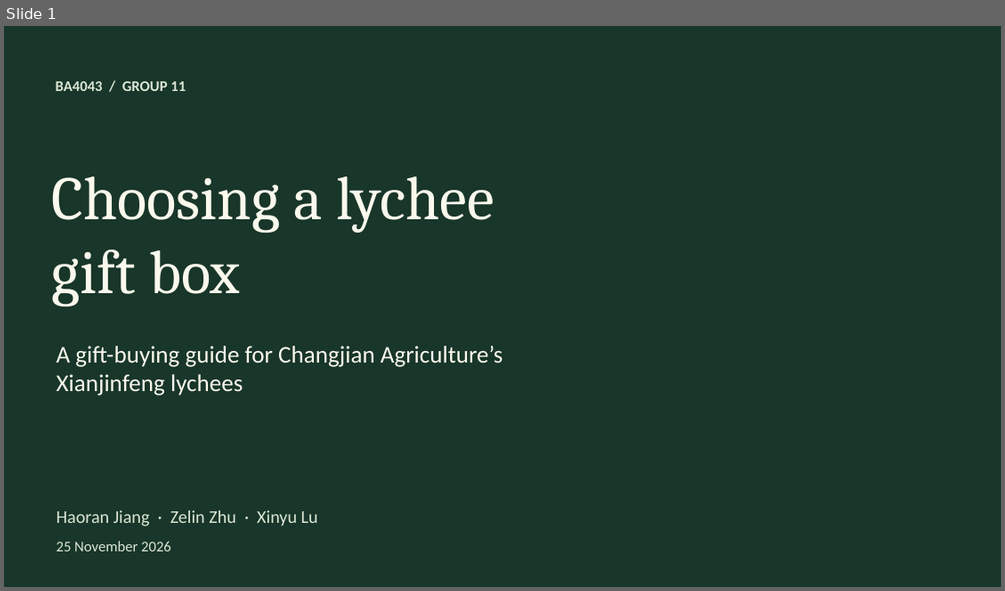
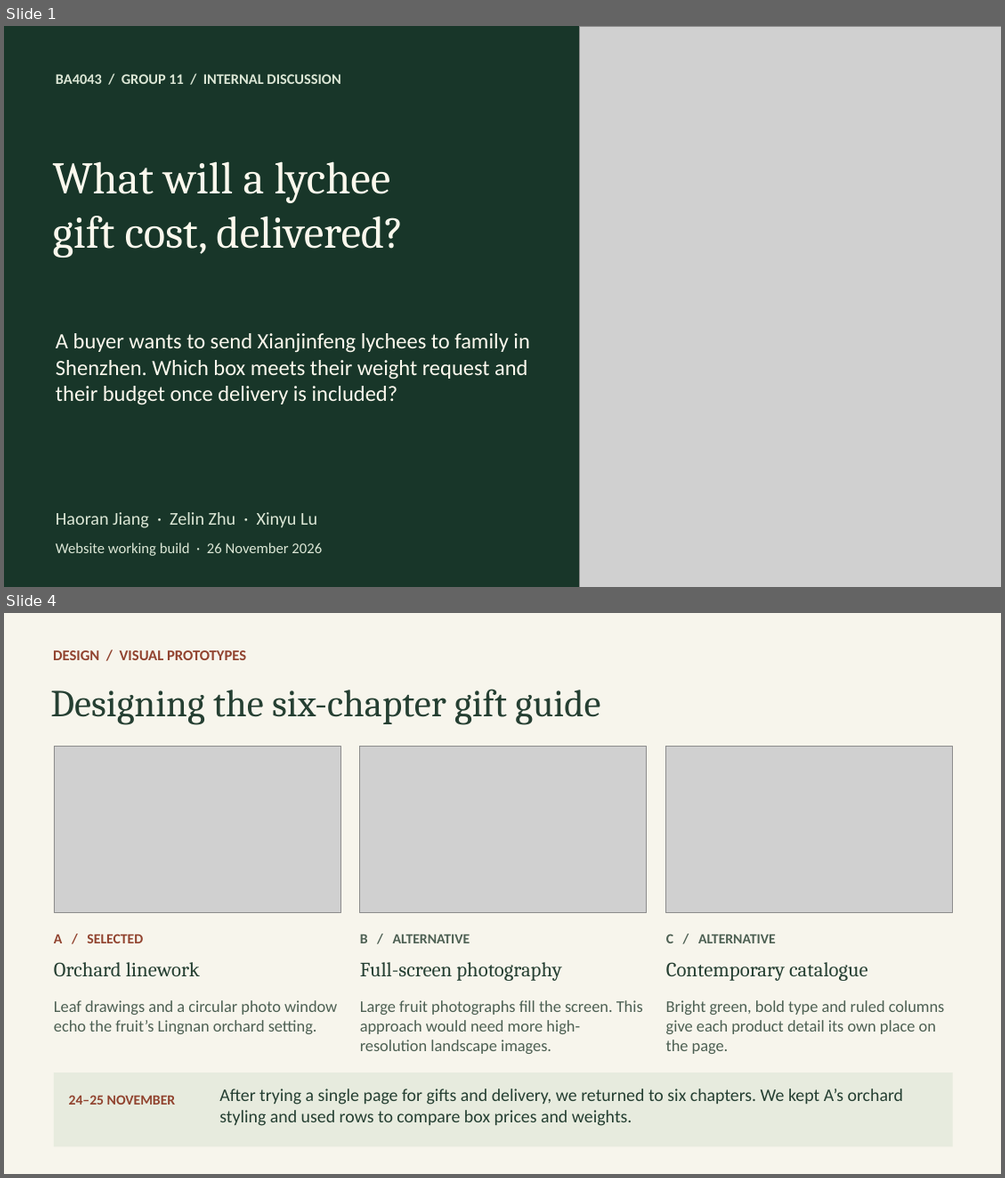
Before and after one commit to jiang4wqy/ba4043-changjian-lychee, a slide deck: 课堂展示.pptx. Shown one above the other, each under a label of ours: slide 1 before the commit, slides 1 and 4 after it; the slides between them are not shown. The pictures are 1005x591 and 1005x1178 pixels, drawn with LibreOffice and Linux fonts; fonts in the diff are those of the drawing; grey boxes stand for pictures; background and template pictures are left out. Boxes give left, top, right and bottom in pixels: in the first picture for what was removed or moved away, otherwise in the second. Text is boxed around its words. In the diff, an @@ line names an element or a change of style, - is before the commit and + after.

Commit message:
Sync delivered-price gift recommendations across the website and discussion slides

```diff
--- a/课堂展示.pptx
+++ b/课堂展示.pptx
@@ slide 4 added at bbox=[4, 613, 1001, 1174], background #F7F5EC @@
@@ text added at bbox=[53, 650, 246, 660], 14.2 pt, text #91432F, bold @@
+DESIGN / VISUAL PROTOTYPES
@@ text added at bbox=[50, 689, 600, 725], 36.8 pt, text #253F32 @@
+Designing the six-chapter gift guide
@@ picture added at bbox=[54, 747, 340, 913] @@
@@ picture added at bbox=[360, 747, 647, 913] @@
@@ picture added at bbox=[666, 747, 952, 913] @@
@@ text added at bbox=[54, 933, 143, 943], 13.5 pt, text #91432F, bold @@
+A / SELECTED
@@ text added at bbox=[360, 934, 470, 943], 13.5 pt, text #4D6053, bold @@
+B / ALTERNATIVE
@@ text added at bbox=[666, 933, 776, 943], 13.5 pt, text #4D6053, bold @@
+C / ALTERNATIVE
@@ text added at bbox=[54, 962, 200, 976], 19.5 pt, text #253F32 @@
+Orchard linework
@@ text added at bbox=[360, 962, 561, 981], 19.5 pt, text #253F32 @@
+Full-screen photography
@@ text added at bbox=[666, 962, 867, 981], 19.5 pt, text #253F32 @@
+Contemporary catalogue
@@ text added at bbox=[54, 1000, 337, 1034], 15.8 pt, text #4D6053 @@
+Leaf drawings and a circular photo window echo the fruit’s Lingnan orchard setting.
@@ text added at bbox=[360, 1000, 643, 1054], 15.8 pt, text #4D6053 @@
+Large fruit photographs fill the screen. This approach would need more high-resolution landscape images.
@@ text added at bbox=[666, 1000, 945, 1054], 15.8 pt, text #4D6053 @@
+Bright green, bold type and ruled columns give each product detail its own place on the page.
@@ rectangle added at bbox=[54, 1073, 953, 1147], fill #E7EBDE @@
@@ text added at bbox=[219, 1088, 904, 1126], 17 pt, text #253F32 @@
+After trying a single page for gifts and delivery, we returned to six chapters. We kept A’s orchard styling and used rows to compare box prices and weights.
@@ text added at bbox=[69, 1094, 176, 1104], 13.5 pt, text #91432F, bold @@
+24–25 NOVEMBER
@@ slide 1 changed as well @@
@@ picture added at bbox=[580, 26, 1001, 587] @@
@@ text at bbox=[56, 74, 340, 84]: text changed; size 14.2 to 14 pt @@
-BA4043 / GROUP 11
+BA4043 / GROUP 11 / INTERNAL DISCUSSION
@@ text at bbox=[53, 161, 403, 257]: text changed; size 59.2 to 43.5 pt @@
-Choosing a lychee
-gift box
+What will a lychee
+gift cost, delivered?
@@ vertical alignment middle to top in 5 elements at bbox=[56, 512, 317, 528], bbox=[56, 74, 340, 84], bbox=[53, 161, 403, 257], bbox=[56, 542, 322, 556], bbox=[56, 333, 530, 405] @@
@@ text at bbox=[56, 333, 530, 405]: text changed; size 23.2 to 21 pt @@
-A gift-buying guide for Changjian Agriculture’s Xianjinfeng lychees
+A buyer wants to send Xianjinfeng lychees to family in Shenzhen. Which box meets their weight request and their budget once delivery is included?
@@ text at bbox=[56, 542, 322, 556]: text changed @@
-25 November 2026
+Website working build · 26 November 2026
```
Also in this commit, not shown: 4 other slides changed, 6 other slides added, 5 slides removed, 15 other files.
